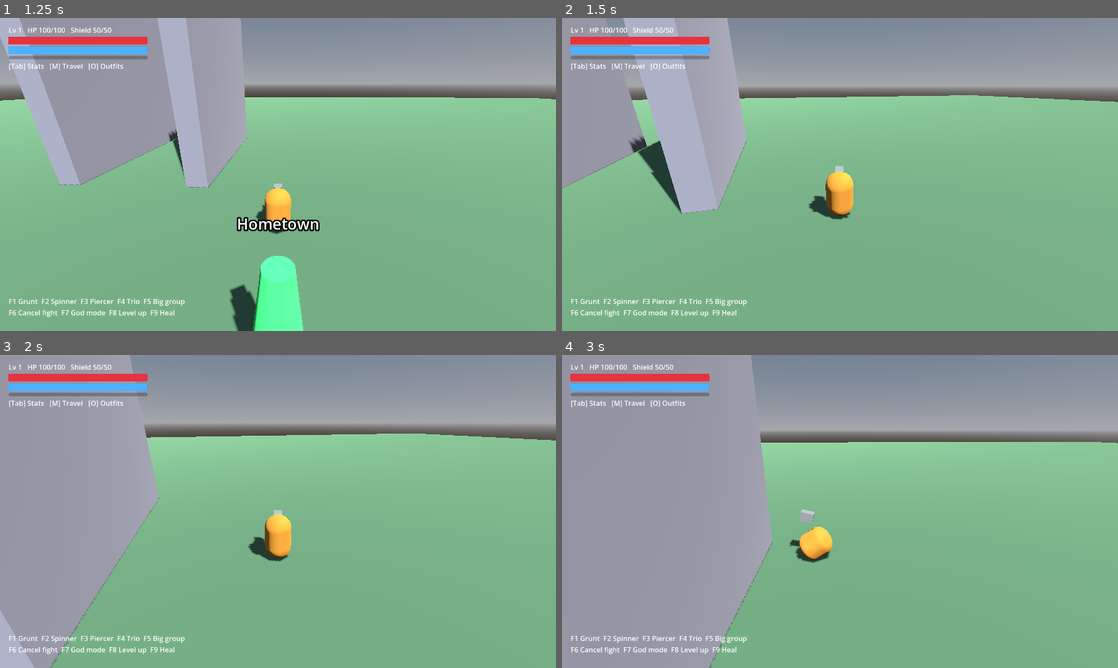
Above: before the commit, frames 1-4 (two rows, left to right).
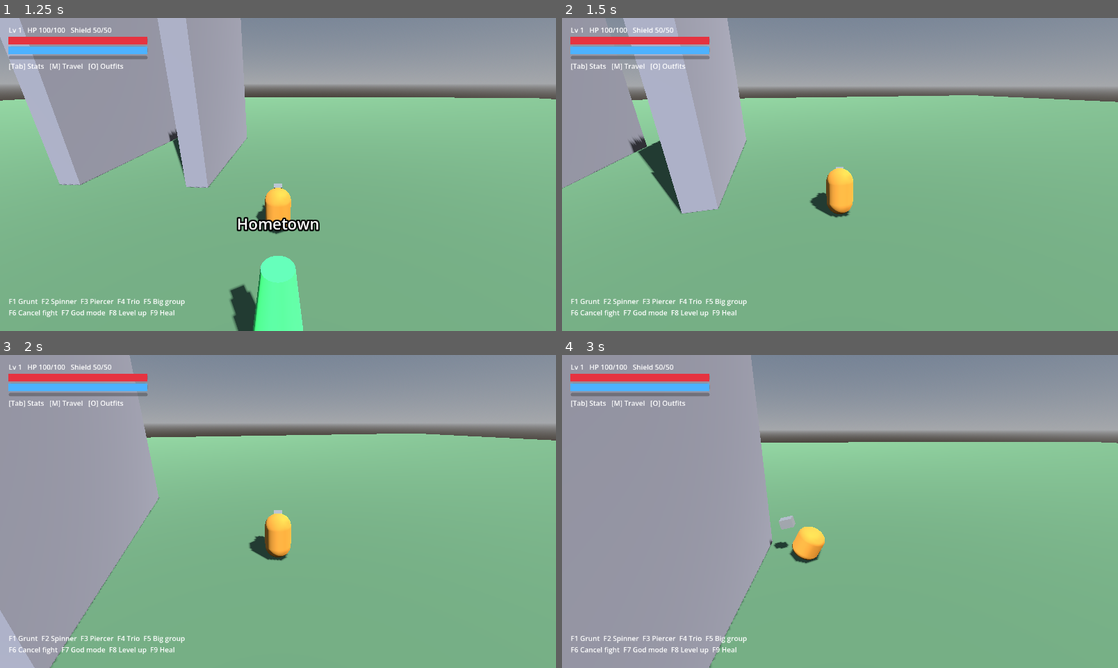
Above: after the commit, the same moments.

Repository: doggoanim/Krits
Game: Godot game, scene res://main.tscn
Same seed, same stepped clock (60 frames per second), same inputs: the game is played once before the commit and once after it.
Inputs (mouse positions are in pixels of both pictures, inside the frame that each line leads up to):
- Up to frame 1 (1.25 s): tap Enter at 0.5 s; move the mouse to (272, 180) at 0.52 s; hold W (move_forward) from 0.53 s (still down); hold Space (jump) from 0.53 s (still down)
- Up to frame 2 (1.5 s): keep holding W (move_forward); move the mouse to (878, 177) at 1.27 s; release Space (jump) at 1.28 s; tap Ctrl (crouch_pound) at 1.35 s
- Up to frame 3 (2 s): keep holding W (move_forward); tap Space (jump) at 1.52, 1.55, 1.82 s
- Up to frame 4 (3 s): move the mouse to (795, 508) at 2.02 s; hold Space (jump) 2.03-2.78 s; tap E (interact) at 2.1 s; move the mouse to (845, 511) at 2.77 s; release W (move_forward) at 2.78 s; hold A (move_left) from 2.78 s (still down); tap Shift (roll_dive) at 2.85 s

Frame 1 is identical in both runs. In frame 2, 0.4% of the frame differs, in the area x 44-53%, y 47-65%; in frame 3, 0.1%; in frame 4, 0.7%, in the area x 37-49%, y 49-67%.

Commit message:
Fix reversed movement lean, cancel momentum on orb bounce, harden wall bounce
Lean: positive rotation.x actually tips the body backward given our -Z-forward
convention, and the bank was reacting against the turn instead of into it.
Flipped both signs (derived from the actual rotation matrices, not guessed).

Orb bounce: zero horizontal velocity before applying the vertical pop, so
diving into an orb no longer carries the dive's speed through the bounce.

Wall bounce: now clears coyote/jump_buffer_t like start_jump() already does,
so a stale buffered jump can't silently re-fire and override the bounce's
velocity on the very next Air frame.

Co-Authored-By: Claude Sonnet 5 <noreply@anthropic.com>
Claude-Session: https://claude.ai/code/session_01TYpdm1jACUqsWG6yyTxbgm

Diff:
--- a/player/player.gd
+++ b/player/player.gd
@@ -84,8 +84,13 @@
 	var target_bank := 0.0
 	if is_on_floor():
 		var speed_ratio := clampf(get_hvel().length() / config.walk_speed, 0.0, 1.6)
-		target_pitch = speed_ratio * LEAN_PITCH_MAX
-		target_bank = clampf(-yaw_rate * LEAN_TURN_SCALE, -LEAN_BANK_MAX, LEAN_BANK_MAX)
+		# Facing is -Z, so tipping the body's +Y axis toward -Z (lean forward,
+		# into the movement) is a NEGATIVE rotation.x — positive would lean back.
+		target_pitch = -speed_ratio * LEAN_PITCH_MAX
+		# yaw increases when turning left (see face()/atan2 convention below), and
+		# a positive rotation.z already tips the body toward -X (the character's
+		# left), so banking into the turn means matching yaw_rate's sign directly.
+		target_bank = clampf(yaw_rate * LEAN_TURN_SCALE, -LEAN_BANK_MAX, LEAN_BANK_MAX)
 
 	visual.set_lean(target_pitch, target_bank, LEAN_SMOOTH, delta)
 
@@ -153,6 +158,7 @@
 	machine.transition_to(&"Air", {"cuttable": cuttable})
 
 func bounce_off_orb() -> void:
+	set_hvel(Vector3.ZERO)   # a clean vertical pop, even out of a fast dive
 	velocity.y = config.orb_bounce_velocity
 	can_dive = true
 	machine.transition_to(&"Air")
@@ -175,6 +181,11 @@
 	face(n)
 	if regrants_dive:
 		can_dive = true
+	# Same hygiene as start_jump(): a wall bounce counts as a jump, so make sure
+	# a leftover buffered jump / coyote window can't immediately re-fire a second,
+	# different jump on top of it the moment AirState ticks next frame.
+	coyote = 0.0
+	jump_buffer_t = 0.0
 	machine.transition_to(&"Air")
 	return true
 
